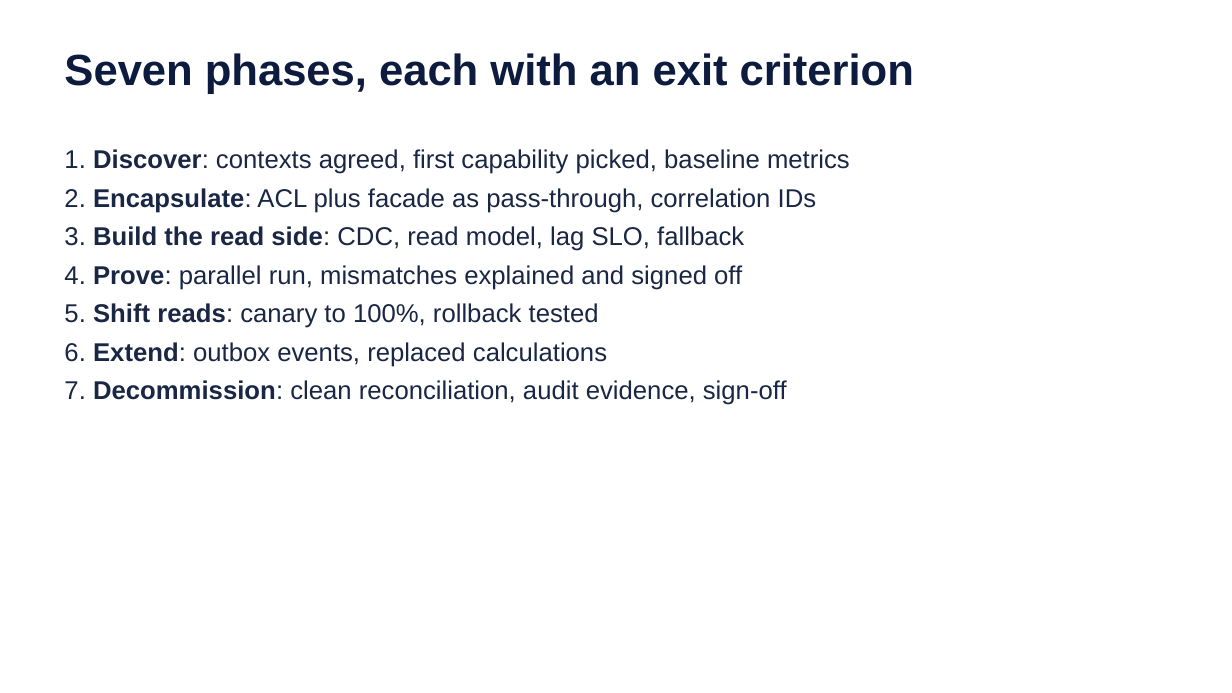
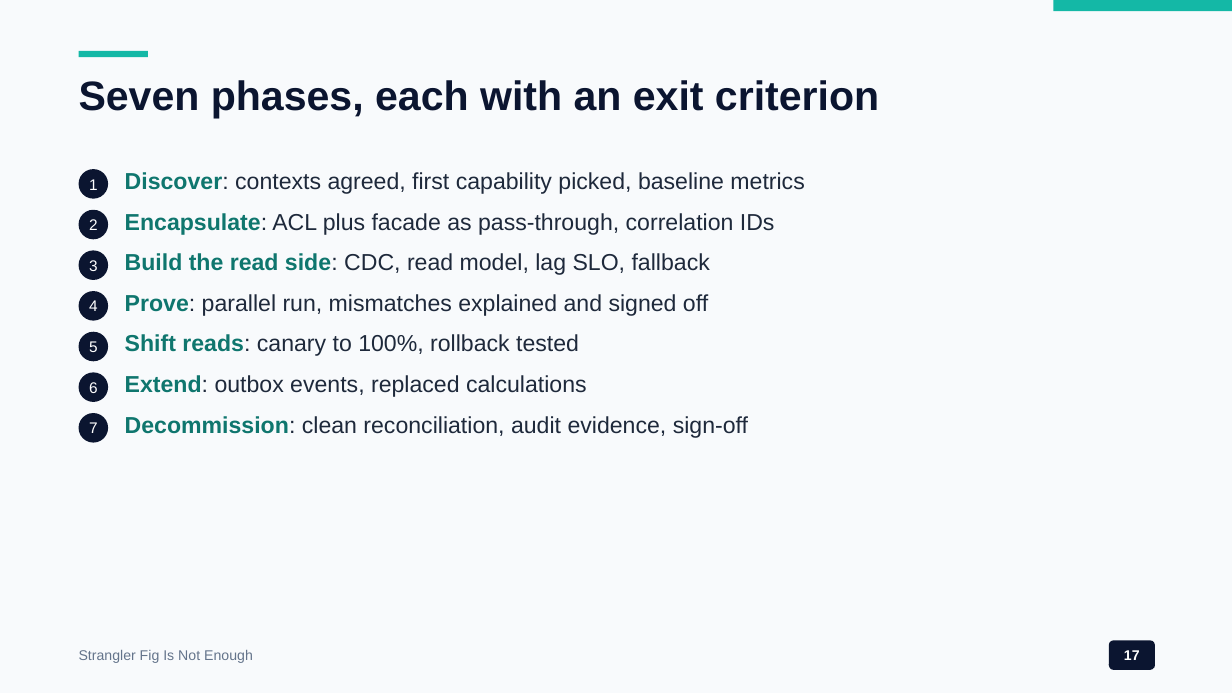
Before and after one commit to wallaceespindola/legacy-modernization-patterns, a slide deck: slide 17 of docs/presentations/legacy-modernization-patterns.pptx. Drawn at 1232x693 pixels with LibreOffice and Linux fonts; fonts in the diff are those of the drawing. Boxes give left, top, right and bottom in pixels: in the first picture for what was removed or moved away, otherwise in the second. Text is boxed around its words. In the diff, an @@ line names an element or a change of style, - is before the commit and + after.

```diff
--- a/docs/presentations/legacy-modernization-patterns.pptx
+++ b/docs/presentations/legacy-modernization-patterns.pptx
@@ background #FFFFFF to #F8FAFC @@
@@ rectangle added at (1054, 0, 1232, 11), fill #14B8A6 @@
@@ rectangle added at (79, 51, 148, 57), fill #14B8A6 @@
@@ text "Seven phases, each with an ...": place and size @@
-text "Seven phases, each with an ..." at (64, 53, 914, 94)
+text "Seven phases, each with an ..." at (79, 80, 879, 118)
@@ text "Seven phases, each with an ..." at (79, 80, 879, 118): size 34 to 32 pt, text colour #0D1B3E to #0B1530 @@
@@ text removed at (64, 149, 850, 405) @@
-1. Discover: contexts agreed, first capability picked, baseline metrics
-2. Encapsulate: ACL plus facade as pass-through, correlation IDs
-3. Build the read side: CDC, read model, lag SLO, fallback
-4. Prove: parallel run, mismatches explained and signed off
-5. Shift reads: canary to 100%, rollback tested
-6. Extend: outbox events, replaced calculations
-7. Decommission: clean reconciliation, audit evidence, sign-off
@@ ellipse added at (79, 169, 108, 199), fill #0B1530, 12 pt, text #FFFFFF @@
+1
@@ text added at (125, 172, 804, 194), 18 pt, text #1E293B @@
+Discover: contexts agreed, first capability picked, baseline metrics
@@ ellipse added at (79, 210, 108, 239), fill #0B1530, 12 pt, text #FFFFFF @@
+2
@@ text added at (125, 213, 775, 235), 18 pt, text #1E293B @@
+Encapsulate: ACL plus facade as pass-through, correlation IDs
@@ ellipse added at (79, 250, 108, 280), fill #0B1530, 12 pt, text #FFFFFF @@
+3
@@ text added at (125, 253, 710, 275), 18 pt, text #1E293B @@
+Build the read side: CDC, read model, lag SLO, fallback
@@ ellipse added at (79, 291, 108, 321), fill #0B1530, 12 pt, text #FFFFFF @@
+4
@@ text added at (125, 294, 708, 316), 18 pt, text #1E293B @@
+Prove: parallel run, mismatches explained and signed off
@@ ellipse added at (79, 332, 108, 361), fill #0B1530, 12 pt, text #FFFFFF @@
+5
@@ text added at (125, 334, 579, 356), 18 pt, text #1E293B @@
+Shift reads: canary to 100%, rollback tested
@@ ellipse added at (79, 372, 108, 402), fill #0B1530, 12 pt, text #FFFFFF @@
+6
@@ text added at (125, 375, 587, 397), 18 pt, text #1E293B @@
+Extend: outbox events, replaced calculations
@@ ellipse added at (79, 413, 108, 443), fill #0B1530, 12 pt, text #FFFFFF @@
+7
@@ text added at (125, 416, 748, 438), 18 pt, text #1E293B @@
+Decommission: clean reconciliation, audit evidence, sign-off
@@ text added at (79, 650, 253, 663), 11 pt, text #64748B @@
+Strangler Fig Is Not Enough
@@ rounded rectangle added at (1109, 640, 1155, 670), fill #0B1530, 11 pt, text #FFFFFF, bold @@
+17
```
Also in this commit, not shown: 22 other slides changed, 19 other files.
